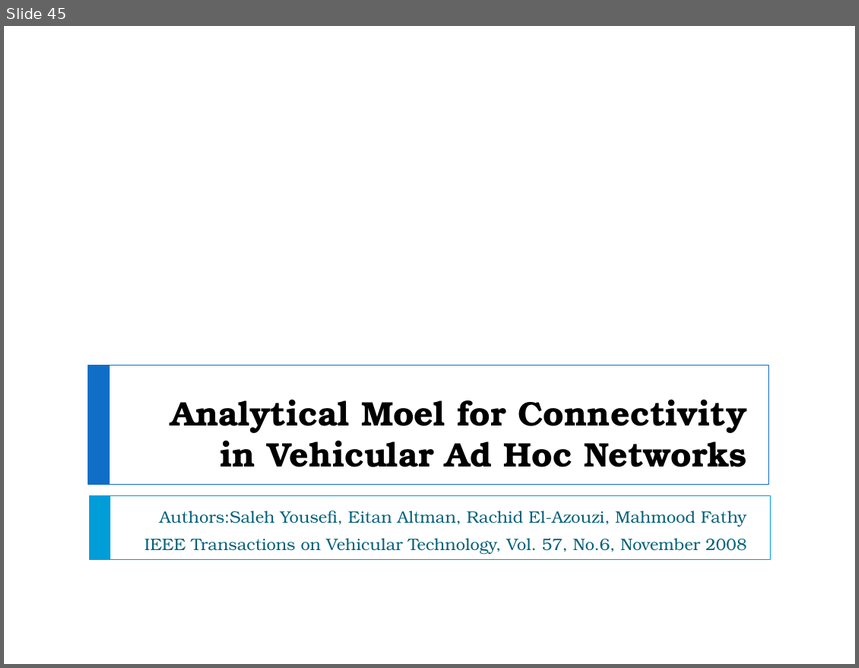
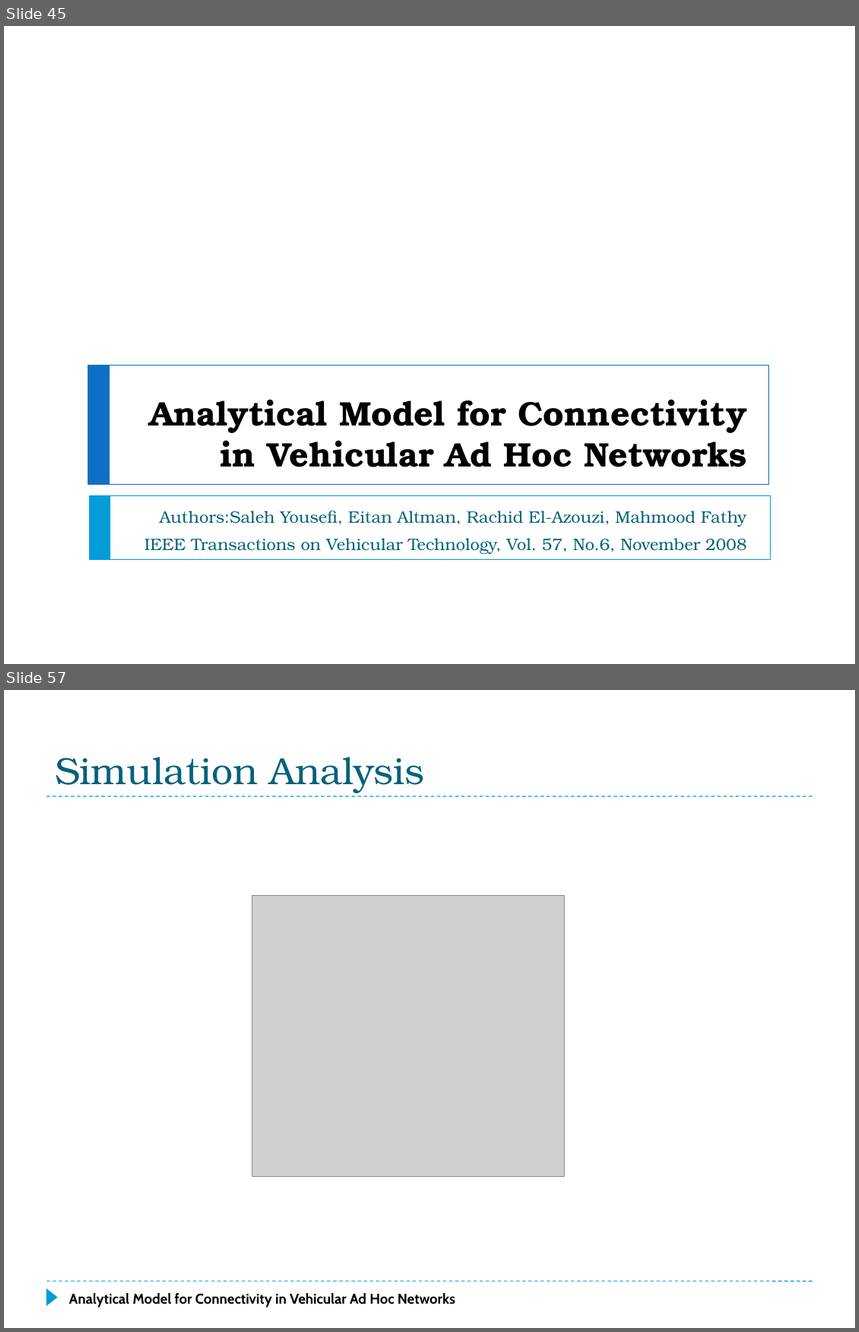
Before and after one commit to f33losopher/EEMaster_VANET, a slide deck: VANET_Felix.pptx. Shown one above the other, each under a label of ours: slide 45 before the commit, slides 45 and 57 after it; the slides between them are not shown. The pictures are 859x668 and 859x1332 pixels, drawn with LibreOffice and Linux fonts; fonts in the diff are those of the drawing; grey boxes stand for pictures. Boxes give left, top, right and bottom in pixels: in the first picture for what was removed or moved away, otherwise in the second. Text is boxed around its words. In the diff, an @@ line names an element or a change of style, - is before the commit and + after.

```diff
--- a/VANET_Felix.pptx
+++ b/VANET_Felix.pptx
@@ slide 57 added at [4,690,855,1328], background #FFFFFF @@
@@ title added at [55,757,424,793], 32 pt, text #04617B @@
+Simulation Analysis
@@ line added from (47, 796) to (813, 796), #009DD9 0.75 pt dashed @@
@@ picture added at [253,896,565,1177] @@
@@ line added from (47, 1281) to (813, 1281), #009DD9 0.75 pt dashed @@
@@ triangle added at [47,1288,58,1306], fill #009DD9 @@
@@ text added at [69,1293,455,1308], 12 pt, text #000000, bold @@
+Analytical Model for Connectivity in Vehicular Ad Hoc Networks
@@ slide 45 changed as well @@
@@ title at [149,399,747,468]: text changed @@
-Analytical Moel for Connectivity in Vehicular Ad Hoc Networks
+Analytical Model for Connectivity in Vehicular Ad Hoc Networks
```
Also in this commit, not shown: 16 other slides added, 1 other file.
